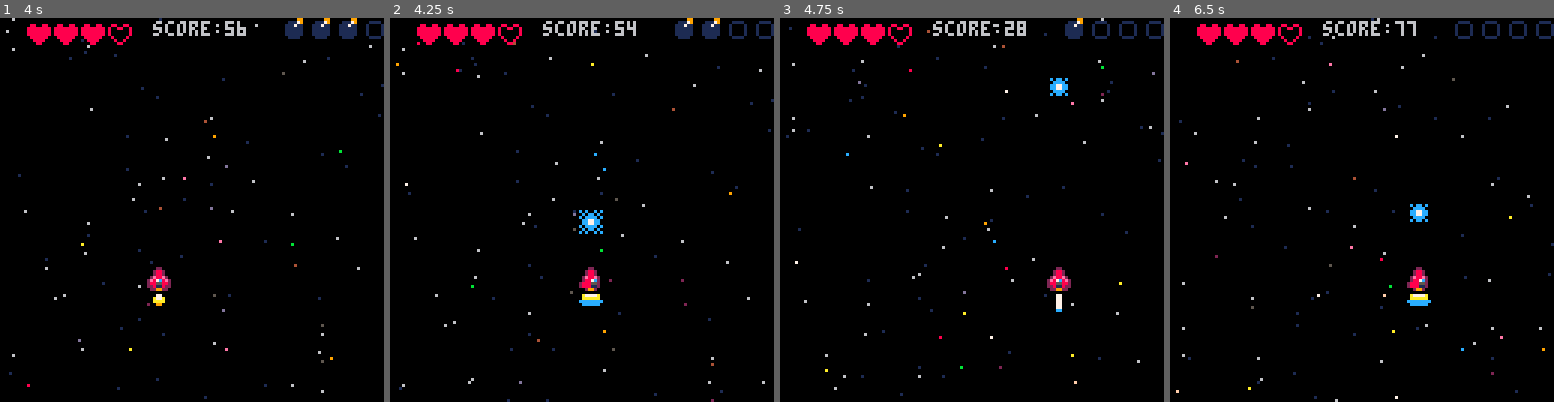
Above: before the commit, frames 1-4 (left to right).
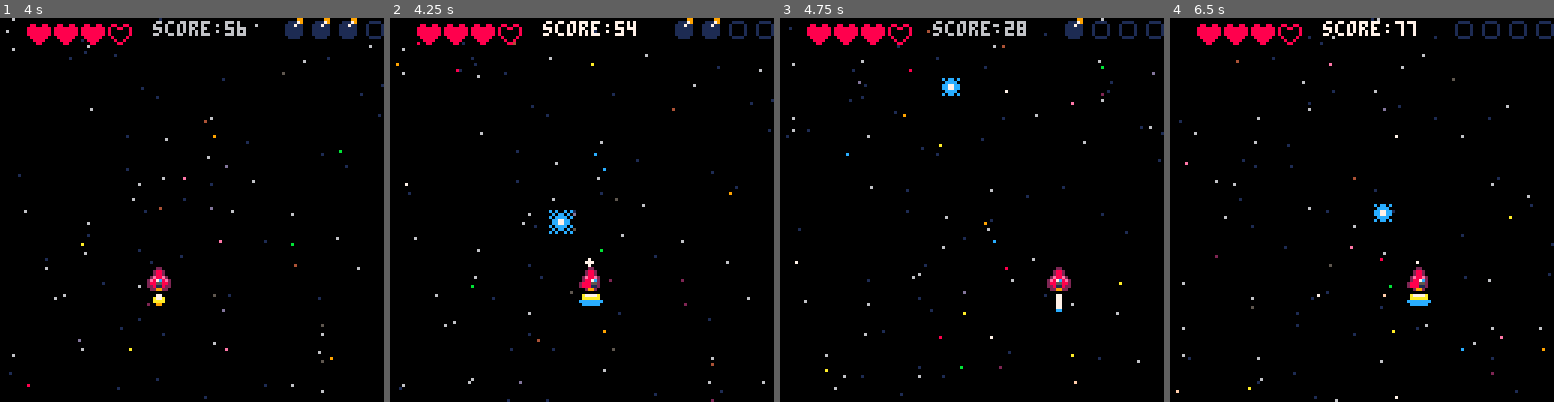
Above: after the commit, the same moments.

Repository: CreamCheese-dev/dai-dark-smhup
Game: PICO-8 cartridge smhup.p8
Two runs of this game, one before a commit and one after it. Both use one fixed random seed, a clock stepped at 60 frames per second and the inputs below.
Inputs:
- Up to frame 1 (4 s): tap X (X key) at 0.33, 1.07, 1.85, 2.97 s; tap O (Z key) at 0.7, 1.7, 2.1, 2.5, 2.9, 3.3, 3.7 s; hold Right 1.6-2.1 s; hold Up 2.15-2.42 s; hold Right 2.47-3.03 s; hold Left 3.08-3.58 s; hold Down 3.63-3.97 s
- Up to frame 2 (4.25 s): hold Right from 4.02 s (still down); tap X (X key) at 4.08 s; tap O (Z key) at 4.1 s
- Up to frame 3 (4.75 s): tap O (Z key) at 4.5 s; release Right at 4.68 s; hold Up from 4.73 s (still down)
- Up to frame 4 (6.5 s): tap O (Z key) every 0.4 s from 4.9 to 6.1 s; release Up at 5.03 s; hold Left 5.08-5.68 s; tap X (X key) at 5.2, 6.32 s; hold Down 5.73-6.03 s; hold Right from 6.08 s (still down)

Frame 1 is identical in both runs. In frame 2, 0.9% of the frame differs, in the area x 39-65%, y 0-65%; in frame 3, 0.3%; in frame 4, 0.7%.

Commit message:
Intro obj-ori prog, can fire mul bullets, & rand  muzz flash.

Diff:
--- a/draw.lua
+++ b/draw.lua
@@ -6,11 +6,17 @@
 	-- draw ship
 	spr(spr_id,xpos,ypos)
 	spr(flame,xpos, ypos+8)
-    spr(bulletspr,xpos,buly)
 
-	if muzzle>0 then
-		circfill(xpos+3,ypos-2,muzzle,7)
-	end
+    -- draw bullets & muzzle flash
+    for i=1,#buls do
+        local mybul=buls[i]
+
+        spr(mybul.spr,mybul.x,mybul.y)
+
+        if mybul.muzzle>0 then
+		    circfill(xpos+3,ypos-2,mybul.muzzle,7)
+	    end
+    end
 
 	--using a bomb
 	if btnp(🅾️) and bombs>0 then
@@ -102,3 +108,8 @@
 
     return blink_arr[blink_t]
 end
+
+function draw_bullets()
+
+end
+buls = {}
--- a/update.lua
+++ b/update.lua
@@ -3,7 +3,14 @@
 	spr_id=1
 	spr(spr_id,xpos, ypos+7)
 
-	buly=buly-bspeed
+    for i=#buls,1,-1 do
+        local mybul = buls[i]
+        mybul.y = mybul.y - bspeed
+
+        if mybul.y<-8 then
+            del(buls, mybul)
+        end
+    end
 
 -- score
 	score=flr(rnd(128))
@@ -15,22 +22,43 @@
 	end
 
 -- muzzle animate
-	if muzzle > 0 then
-		muzzle=muzzle-2
+    for i=1,#buls do
+        local mybul = buls[i]
+
+	    if mybul.muzzle > 0 then
+            -- randomize muzzle flash
+		    mybul.muzzle=mybul.muzzle-rnd(2)
+        end
 	end
 
 -- bullet animate
-	bulletspr=bulletspr+1
-	if bulletspr==24 then
-		bulletspr=16
-	end
+    for i=1,#buls do
+        local mybul = buls[i]
+
+        -- cycle thru sprites
+        mybul.spr=mybul.spr+1
+        if mybul.spr==24 then
+            mybul.spr=16
+        end
+
+    end
+
+	-- bulletspr=bulletspr+1
+	-- if bulletspr==24 then
+	-- 	bulletspr=16
+	-- end
 
 -- fire bullets
     if btnp(❎) then
-	    bulx=xpos
-	    buly=ypos-7
-	    muzzle=5
-	    bulletspr=16
+
+        local newbul = {}
+        newbul.x=xpos
+        newbul.y=ypos - 7
+        newbul.muzzle=5
+        newbul.spr=16
+        add(buls, newbul)
+
+	    -- muzzle=5
 	    bullet_sfx=sfx(0)
     end
 
